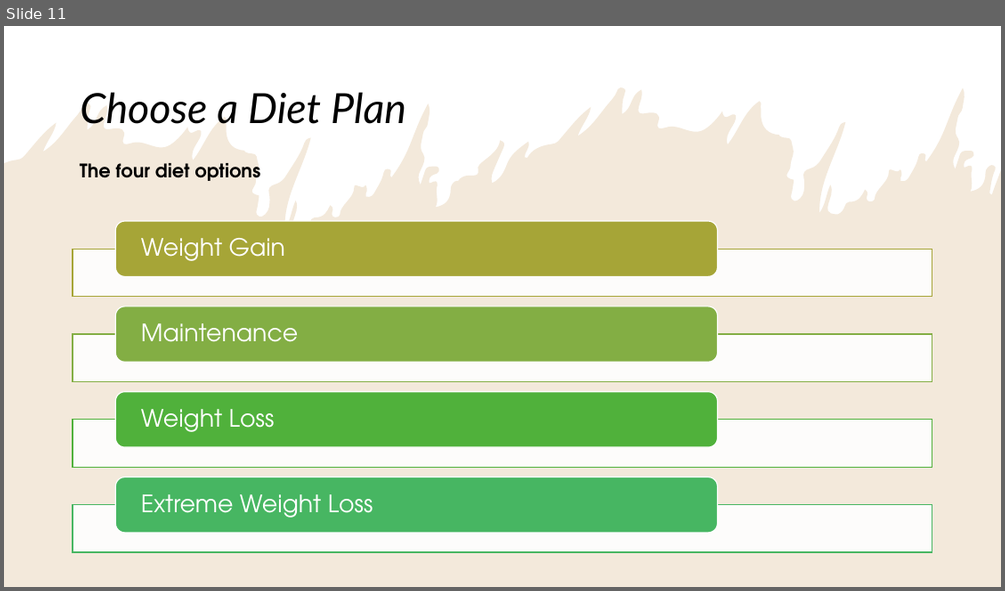
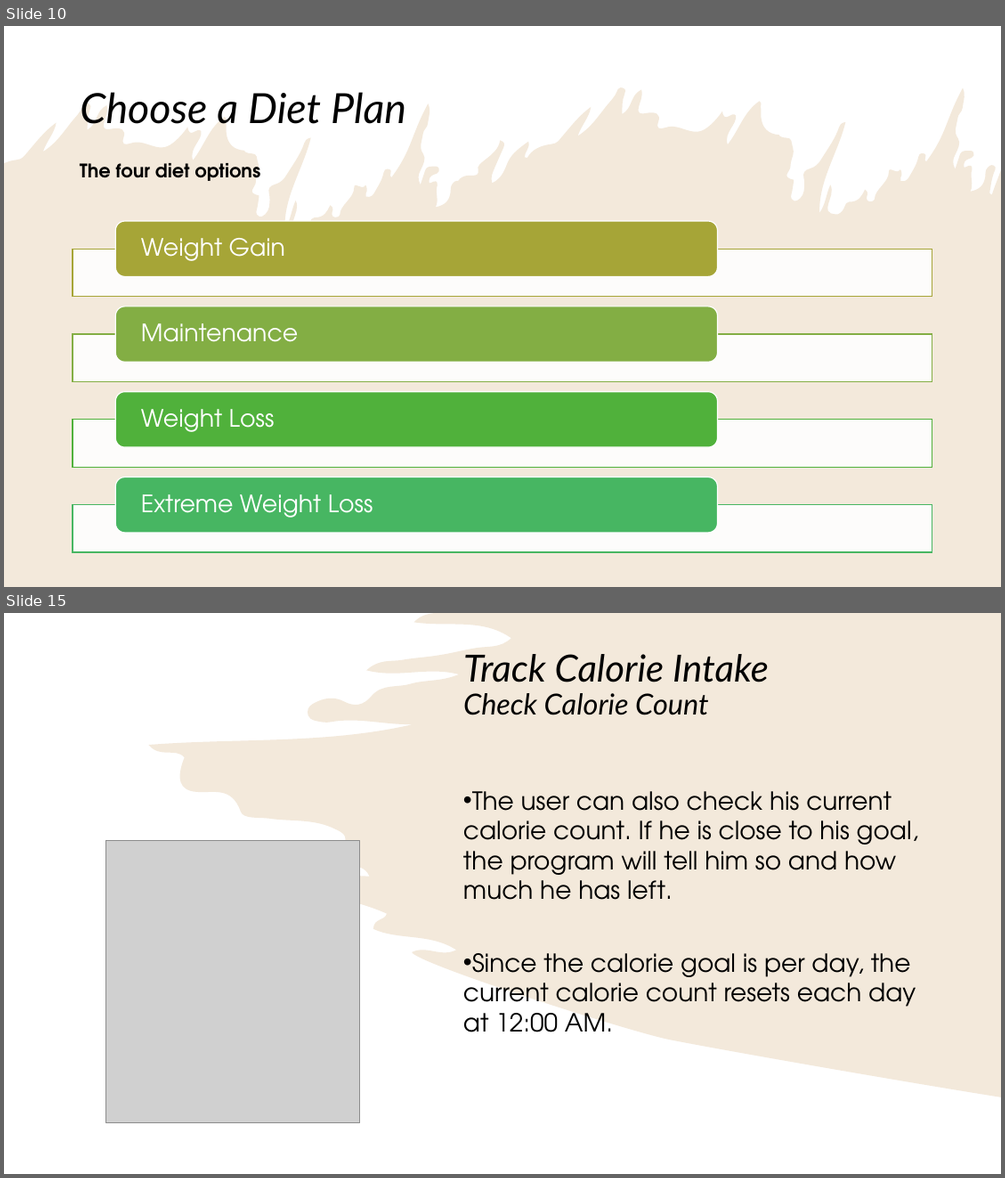
Before and after one commit to alizapeikes/CalorieCounter, a slide deck: About Calorie Counter.pptx. Shown one above the other, each under a label of ours: slide 11 before the commit, slides 10 and 15 after it; the slides between them are not shown. The pictures are 1005x591 and 1005x1178 pixels, drawn with LibreOffice and Linux fonts; fonts in the diff are those of the drawing; grey boxes stand for pictures. Boxes give left, top, right and bottom in pixels: in the first picture for what was removed or moved away, otherwise in the second. Text is boxed around its words. In the diff, an @@ line names an element or a change of style, - is before the commit and + after.

```diff
--- a/About Calorie Counter.pptx
+++ b/About Calorie Counter.pptx
@@ slide 15 added at (x1=4, y1=613, x2=1001, y2=1174), background #FFFFFF; not listed: 1 template element that a slide beside it also shows @@
@@ rectangle added at (x1=4, y1=613, x2=1001, y2=1174), fill #FFFFFF @@
@@ freeform shape added at (x1=148, y1=613, x2=1001, y2=1097), fill #C3914D at 20% opacity @@
@@ title added at (x1=463, y1=654, x2=769, y2=715), 36 pt, text #000000, italic @@
+Track Calorie Intake
+Check Calorie Count
@@ text added at (x1=463, y1=791, x2=919, y2=1032), 24 pt, text #000000 @@
+• The user can also check his current calorie count. If he is close to his goal, the program will tell him so and how much he has left.
+• Since the calorie goal is per day, the current calorie count resets each day at 12:00 AM.
@@ picture added at (x1=105, y1=840, x2=359, y2=1122) @@
@@ what was slide 11 is now slide 10 @@
```
Also in this commit, not shown: 3 slides changed, 4 other slides added, 3 slides removed.
